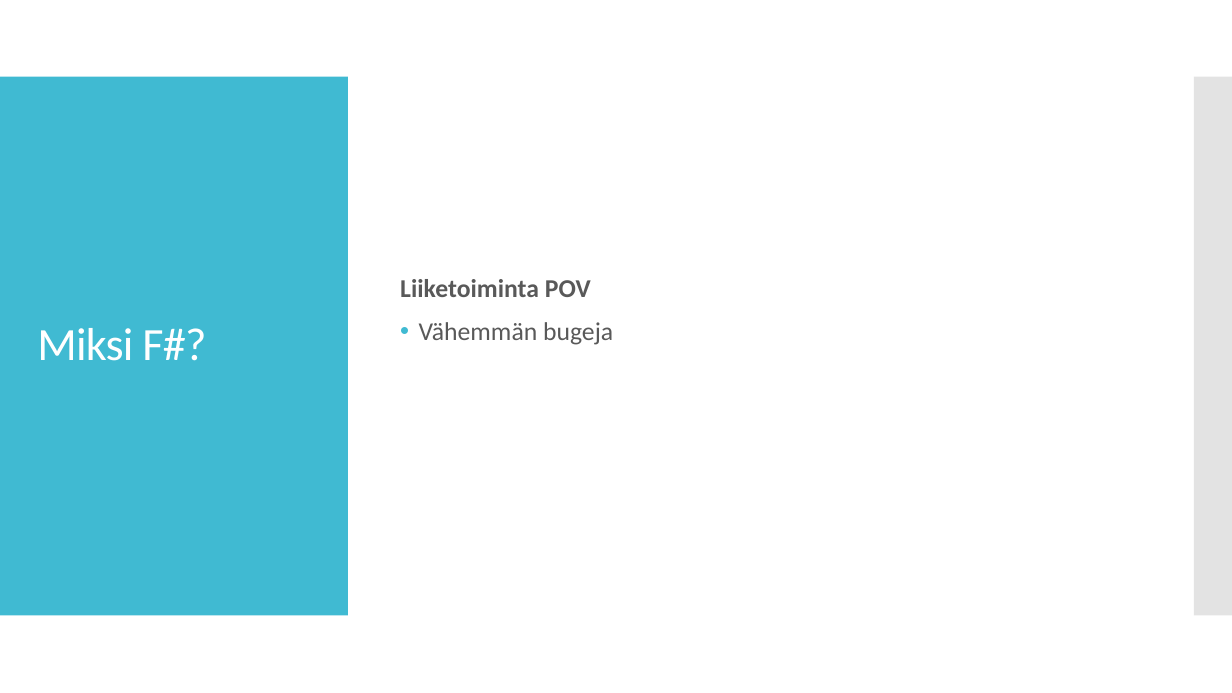
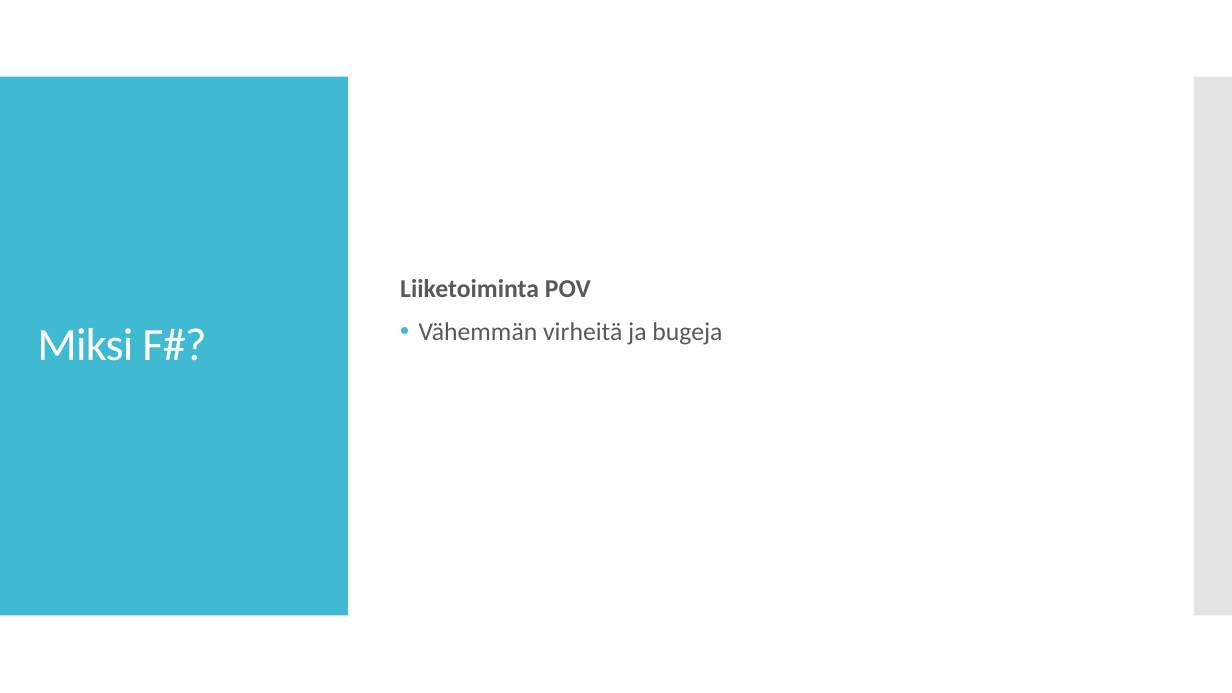
Before and after one commit to supertopi/FSharpRep, a slide deck: slide 5 of F.pptx. Drawn at 1232x693 pixels with LibreOffice and Linux fonts; fonts in the diff are those of the drawing. Boxes give left, top, right and bottom in pixels: in the first picture for what was removed or moved away, otherwise in the second. Text is boxed around its words. In the diff, an @@ line names an element or a change of style, - is before the commit and + after.

```diff
--- a/F.pptx
+++ b/F.pptx
@@ text at [419, 322, 722, 345]: text changed @@
-• Vähemmän bugeja
+• Vähemmän virheitä ja bugeja
```
Also in this commit, not shown: 3 other slides changed, 1 slide added, 7 other files.
